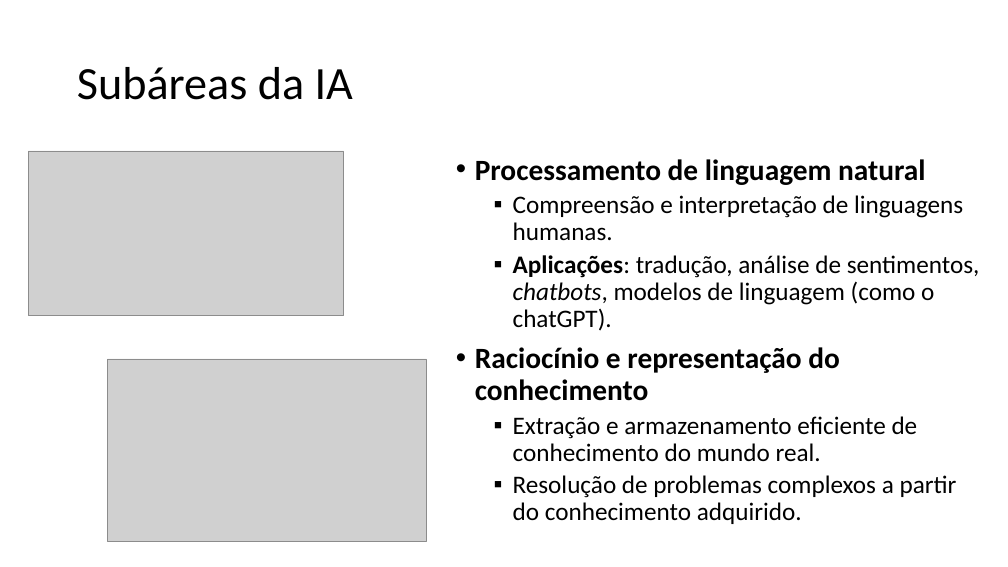
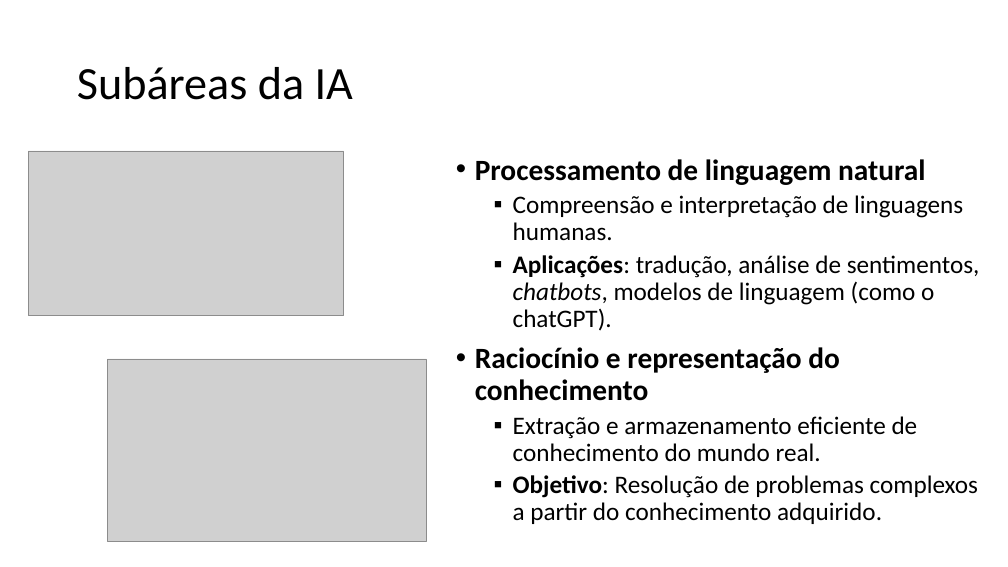
Before and after one commit to zz4fap/c24_inteligencia_artificial, a slide deck: slide 40 of slides/C24_Introdução.pptx. Drawn at 1008x567 pixels with LibreOffice and Linux fonts; fonts in the diff are those of the drawing; grey boxes stand for pictures. Boxes give left, top, right and bottom in pixels: in the first picture for what was removed or moved away, otherwise in the second. Text is boxed around its words. In the diff, an @@ line names an element or a change of style, - is before the commit and + after.

```diff
--- a/slides/C24_Introdução.pptx
+++ b/slides/C24_Introdução.pptx
@@ text at [513,475,978,524]: text changed @@
-  ▪ Resolução de problemas complexos a partir do conhecimento adquirido.
+  ▪ Objetivo: Resolução de problemas complexos a partir do conhecimento adquirido.
```
Also in this commit, not shown: 21 other slides changed, 1 slide added, 1 other file.
